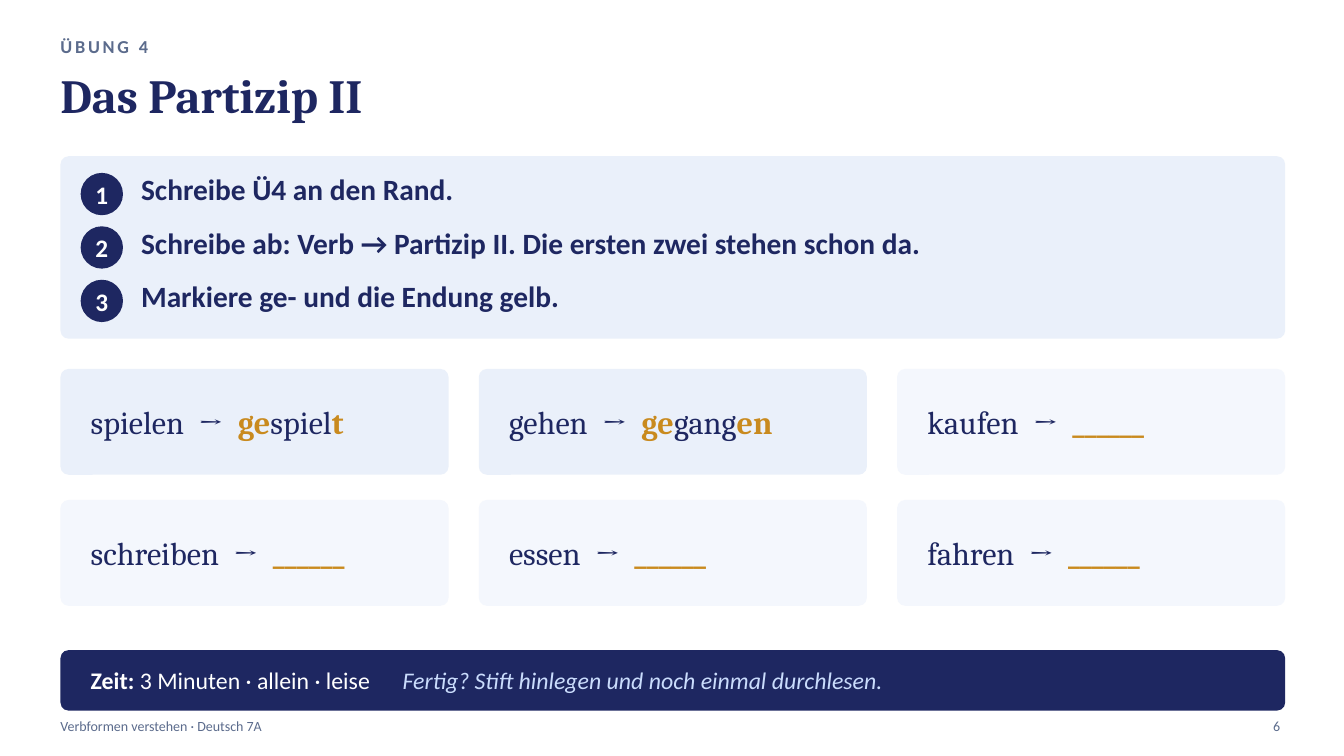
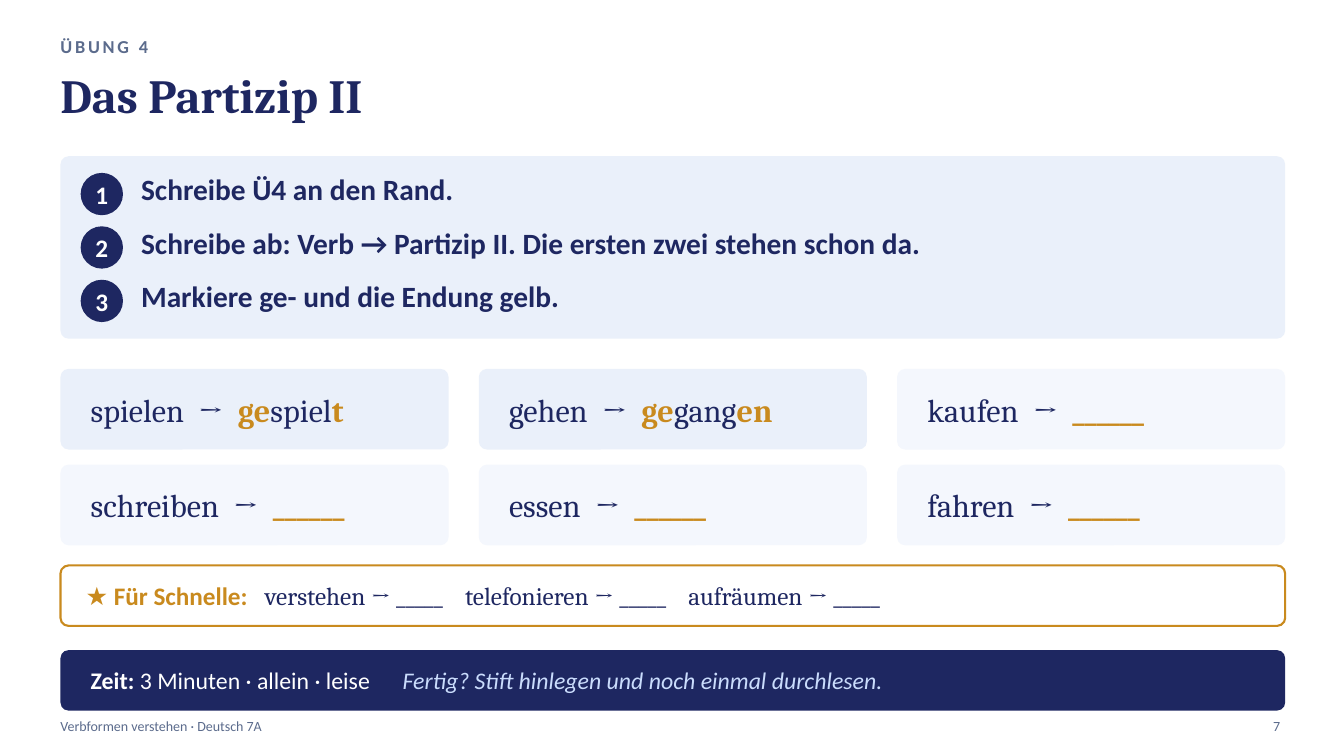
Before and after one commit to golzkonstantin-gif/Schule, a slide deck: slide 7 of Deutsch_7A/Verbformen_verstehen/Aufgaben_Verbformen_verstehen.pptx (slide 6 before the commit). Drawn at 1344x756 pixels with LibreOffice and Linux fonts; fonts in the diff are those of the drawing. Boxes give left, top, right and bottom in pixels: in the first picture for what was removed or moved away, otherwise in the second. Text is boxed around its words. In the diff, an @@ line names an element or a change of style, - is before the commit and + after.

```diff
--- a/Deutsch_7A/Verbformen_verstehen/Aufgaben_Verbformen_verstehen.pptx
+++ b/Deutsch_7A/Verbformen_verstehen/Aufgaben_Verbformen_verstehen.pptx
@@ rounded rectangle: place and size @@
-rounded rectangle at <box>479,369,867,475</box>
+rounded rectangle at <box>60,369,449,450</box>
@@ text "spielen → gespielt": place and size @@
-text "spielen → gespielt" at <box>91,411,344,441</box>
+text "spielen → gespielt" at <box>91,399,344,429</box>
@@ proportions changed in 6 elements at <box>60,369,449,450</box>, <box>897,369,1286,450</box>, <box>60,465,449,545</box>, <box>479,465,867,545</box>, <box>897,465,1286,545</box>, <box>479,369,867,450</box> @@
@@ rounded rectangle: place and size @@
-rounded rectangle at <box>60,369,449,475</box>
+rounded rectangle at <box>479,369,867,450</box>
@@ text "gehen → gegangen": place and size @@
-text "gehen → gegangen" at <box>509,411,772,441</box>
+text "gehen → gegangen" at <box>509,399,772,429</box>
@@ rounded rectangle: place and size @@
-rounded rectangle at <box>60,500,449,606</box>
+rounded rectangle at <box>897,369,1286,450</box>
@@ text "kaufen → ______": place and size @@
-text "kaufen → ______" at <box>927,411,1018,435</box>
+text "kaufen → ______" at <box>927,399,1018,423</box>
@@ rounded rectangle: place and size @@
-rounded rectangle at <box>479,500,867,606</box>
+rounded rectangle at <box>60,465,449,545</box>
@@ text "schreiben → ______": place and size @@
-text "schreiben → ______" at <box>91,542,219,566</box>
+text "schreiben → ______" at <box>91,494,219,518</box>
@@ rounded rectangle: place and size @@
-rounded rectangle at <box>897,500,1286,606</box>
+rounded rectangle at <box>479,465,867,545</box>
@@ text "essen → ______": place and size @@
-text "essen → ______" at <box>509,549,581,566</box>
+text "essen → ______" at <box>509,501,581,518</box>
@@ rounded rectangle: place and size @@
-rounded rectangle at <box>897,369,1286,475</box>
+rounded rectangle at <box>897,465,1286,545</box>
@@ text "fahren → ______": place and size @@
-text "fahren → ______" at <box>927,542,1014,566</box>
+text "fahren → ______" at <box>927,494,1014,518</box>
@@ rounded rectangle added at <box>60,566,1286,626</box>, fill #FFFFFF, outline #C98A1E 1.5 pt @@
@@ text added at <box>114,587,802,606</box>, 18 pt, text #1E2761 @@
+★ Für Schnelle: verstehen → _____ telefonieren → _____ aufräumen → _____
@@ text at <box>1273,722,1280,731</box>: text changed @@
-6
+7
```
Also in this commit, not shown: 5 other slides changed, 4 slides added, 1 slide removed, 7 other files.
